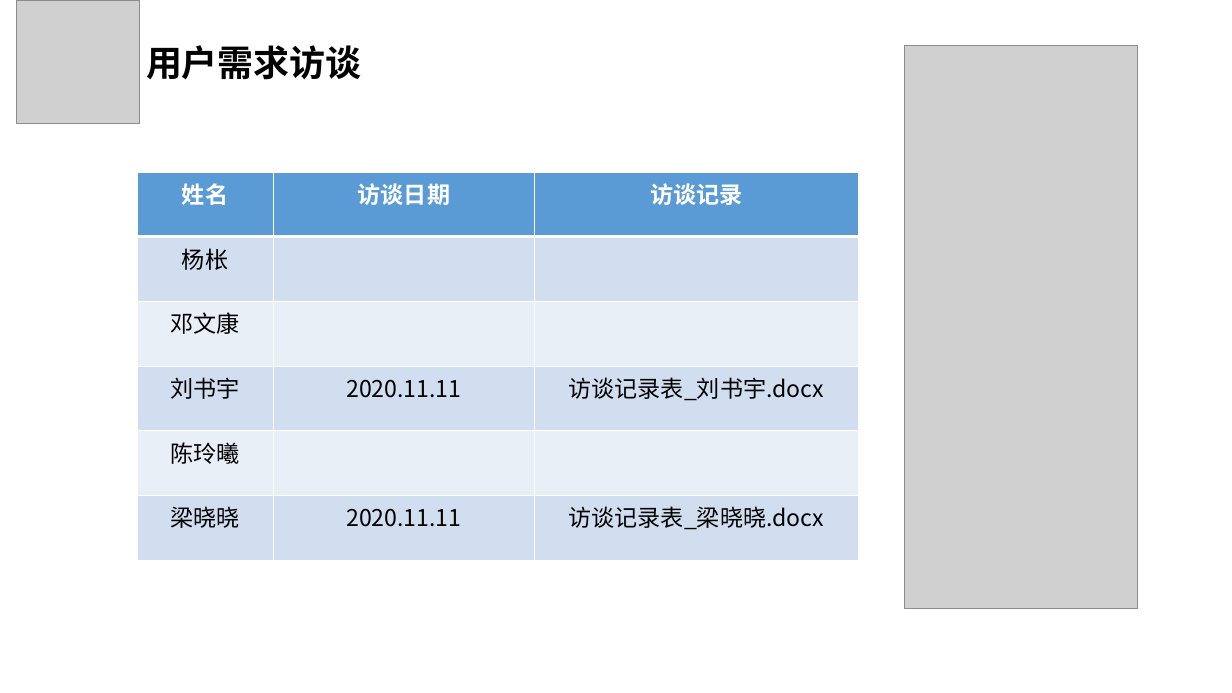
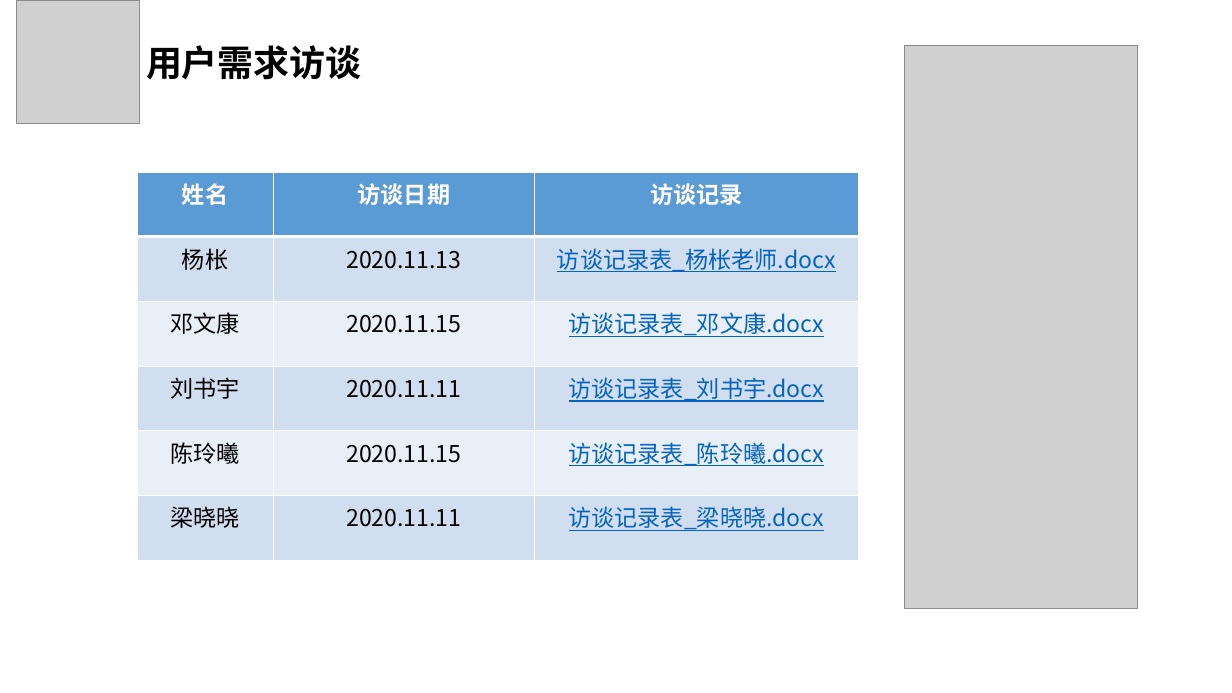
Before and after one commit to SE2020-G7/footprint, a slide deck: slide 11 of 评审PPT/需求分析/项目需求设计-G07.pptx. Drawn at 1232x693 pixels with LibreOffice and Linux fonts; fonts in the diff are those of the drawing; grey boxes stand for pictures. Boxes give left, top, right and bottom in pixels: in the first picture for what was removed or moved away, otherwise in the second. Text is boxed around its words. In the diff, an @@ line names an element or a change of style, - is before the commit and + after.

```diff
--- a/评审PPT/需求分析/项目需求设计-G07.pptx
+++ b/评审PPT/需求分析/项目需求设计-G07.pptx
@@ table at (x1=137, y1=172, x2=858, y2=560) @@
-row 2, column 2: 
+row 2, column 2: 2020.11.13
-row 2, column 3: 
+row 2, column 3: 访谈记录表_杨枨老师.docx
-row 3, column 2: 
+row 3, column 2: 2020.11.15
-row 3, column 3: 
+row 3, column 3: 访谈记录表_邓文康.docx
-row 5, column 2: 
+row 5, column 2: 2020.11.15
-row 5, column 3: 
+row 5, column 3: 访谈记录表_陈玲曦.docx
@@ text colour #000000 to #0563C1, underline on in "访谈记录表_刘书宇.docx", "访谈记录表_梁晓晓.docx" @@
```
Also in this commit, not shown: 19 other slides changed, 2 slides added, 2 slides removed.
